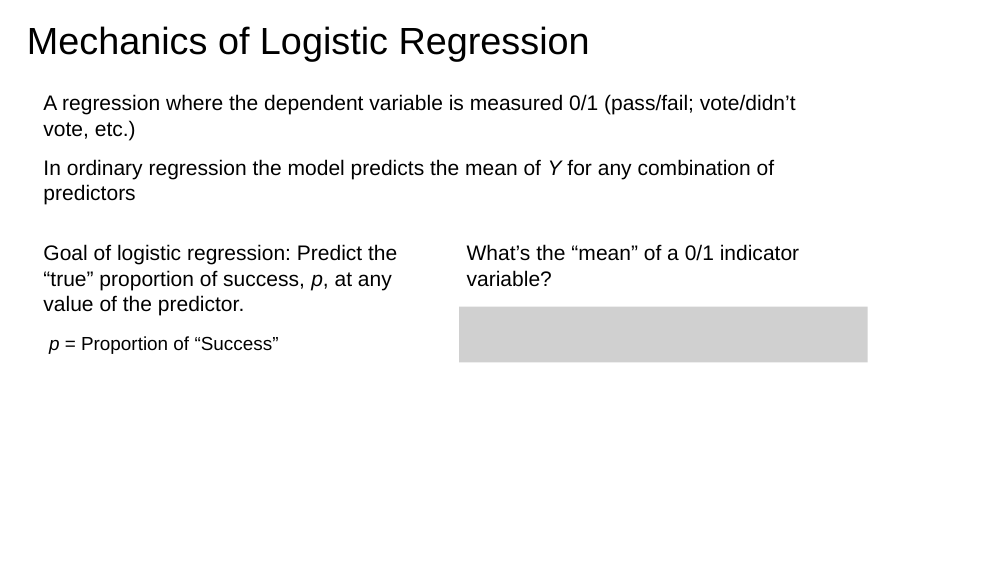
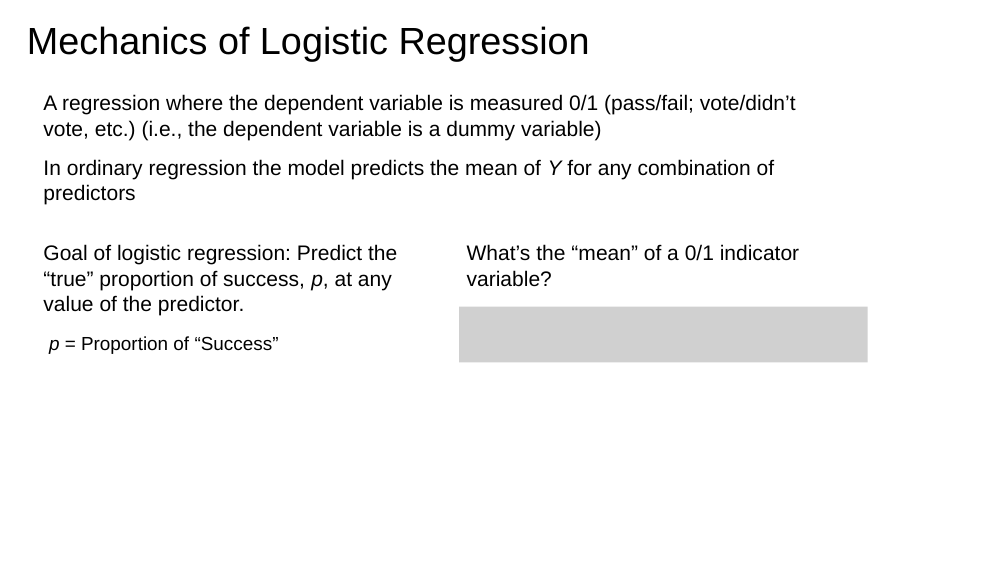
Before and after one commit to issues-osu/statsii-spring2026, a slide deck: slide 39 of slides/logistic/logistic_regression-lecture.pptx (slide 34 before the commit). Drawn at 1008x567 pixels with LibreOffice and Linux fonts; fonts in the diff are those of the drawing; grey boxes stand for pictures. Boxes give left, top, right and bottom in pixels: in the first picture for what was removed or moved away, otherwise in the second. Text is boxed around its words. In the diff, an @@ line names an element or a change of style, - is before the commit and + after.

```diff
--- a/slides/logistic/logistic_regression-lecture.pptx
+++ b/slides/logistic/logistic_regression-lecture.pptx
@@ text at [43,94,796,140]: text changed @@
-A regression where the dependent variable is measured 0/1 (pass/fail; vote/didn’t vote, etc.)
+A regression where the dependent variable is measured 0/1 (pass/fail; vote/didn’t vote, etc.) (i.e., the dependent variable is a dummy variable)
```
Also in this commit, not shown: 16 other slides changed, 7 slides added, 4 slides removed, 4 other files.
